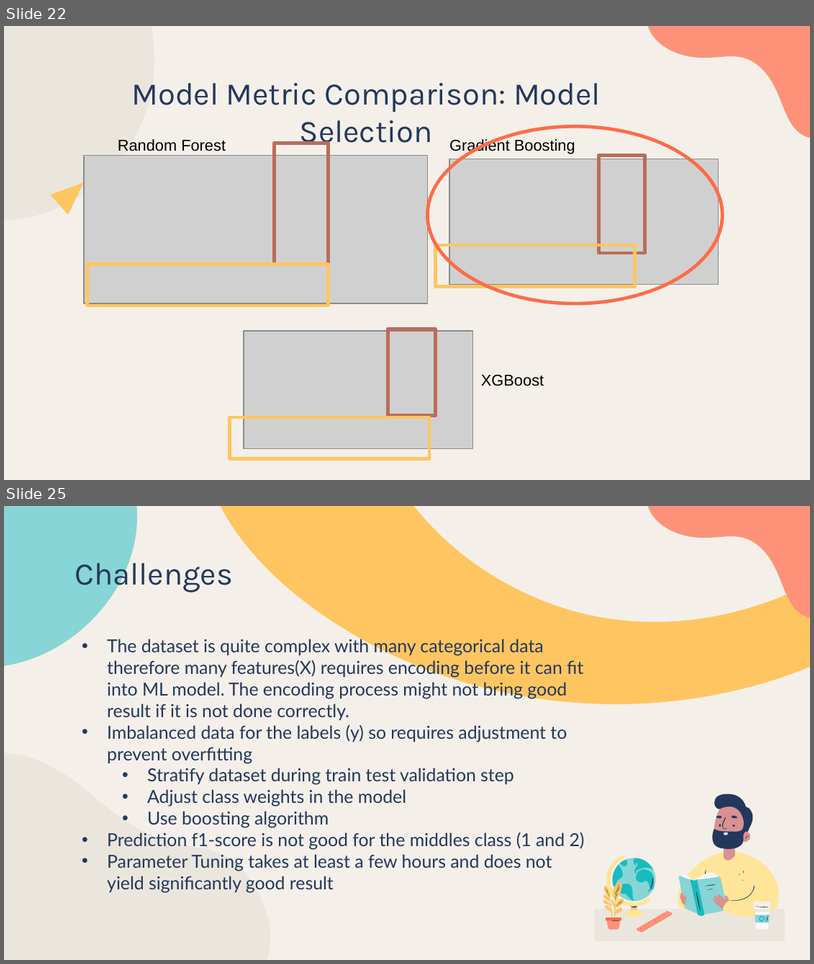
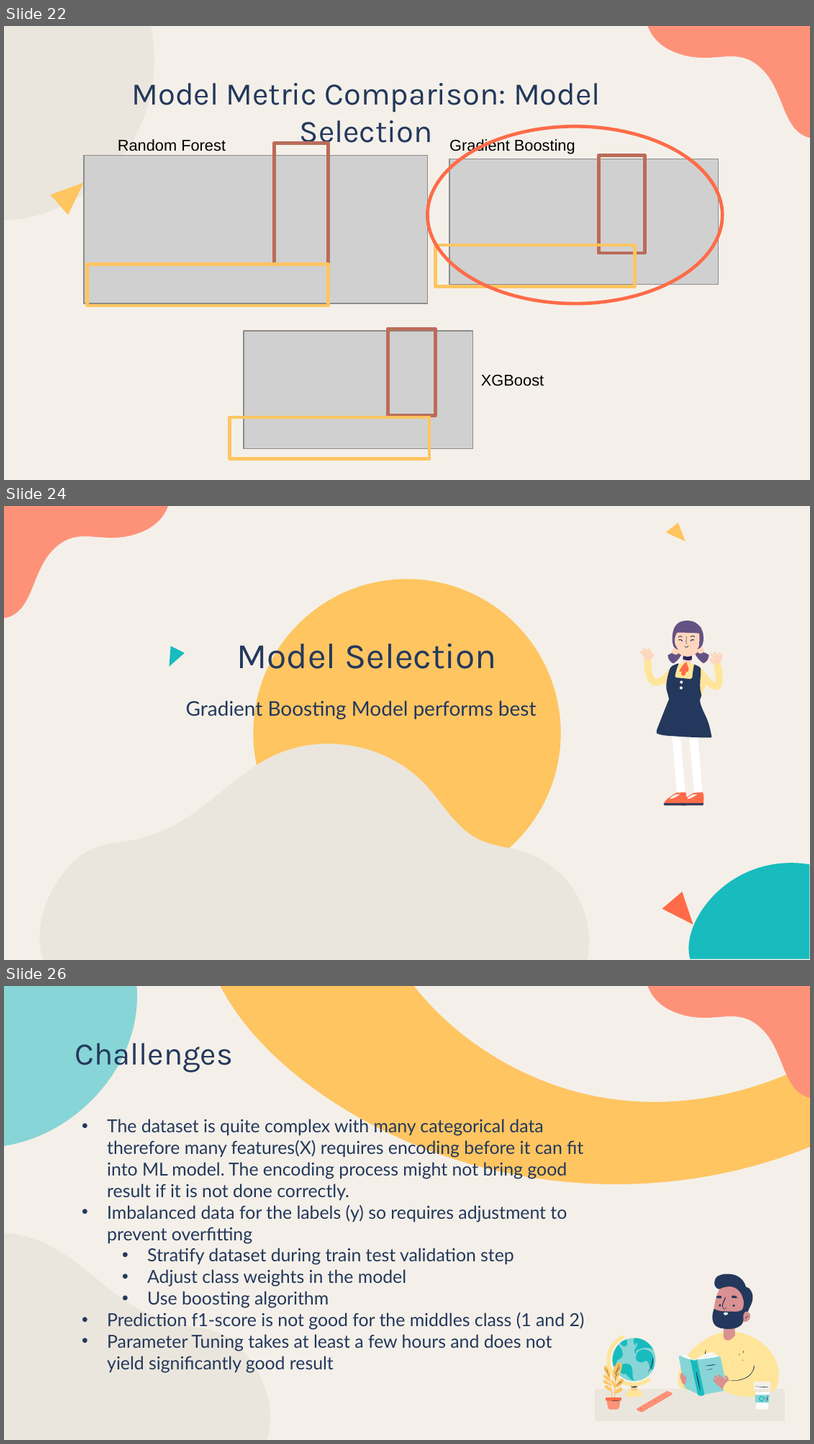
Before and after one commit to LiyanaRoslie/google-apps-ml, a slide deck: Final_Presentation.pptx. Shown one above the other, each under a label of ours: slides 22 and 25 before the commit, slides 22, 24 and 26 after it; the slides between them are not shown. The pictures are 814x964 and 814x1444 pixels, drawn with LibreOffice and Linux fonts; fonts in the diff are those of the drawing; grey boxes stand for pictures. Boxes give left, top, right and bottom in pixels: in the first picture for what was removed or moved away, otherwise in the second. Text is boxed around its words. In the diff, an @@ line names an element or a change of style, - is before the commit and + after.

```diff
--- a/Final_Presentation.pptx
+++ b/Final_Presentation.pptx
@@ slide 24 added at bbox=[4, 506, 810, 960], background #F4F0E9 @@
@@ group added at bbox=[640, 615, 724, 806]: 32 freeform shapes @@
@@ group added at bbox=[4, 506, 810, 958]: 5 freeform shapes, 1 ellipse @@
@@ text added at bbox=[237, 636, 497, 677], 32 pt, text #23385C @@
+Model Selection
@@ subtitle added at bbox=[186, 698, 537, 720], 18 pt, text #23385C @@
+Gradient Boosting Model performs best
@@ freeform shape added at bbox=[35, 744, 593, 960], fill #EBE6DD @@
@@ what was slide 25 is now slide 26 @@
```
Also in this commit, not shown: 3 slides changed, 1 other file.
